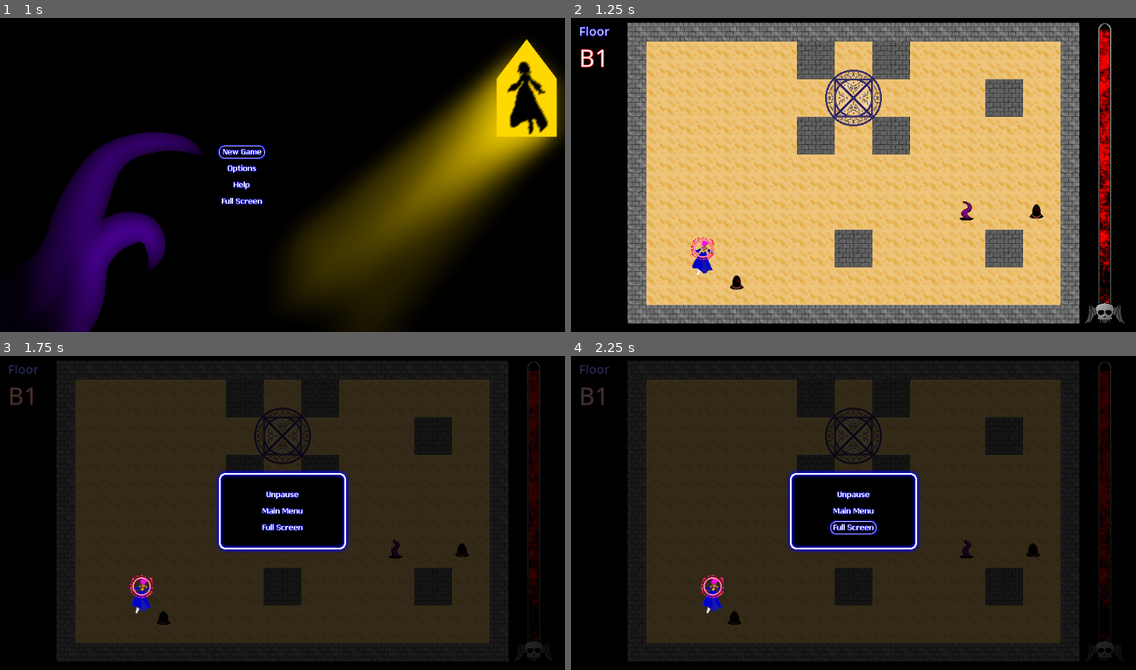
Above: before the commit, frames 1-4 (two rows, left to right).
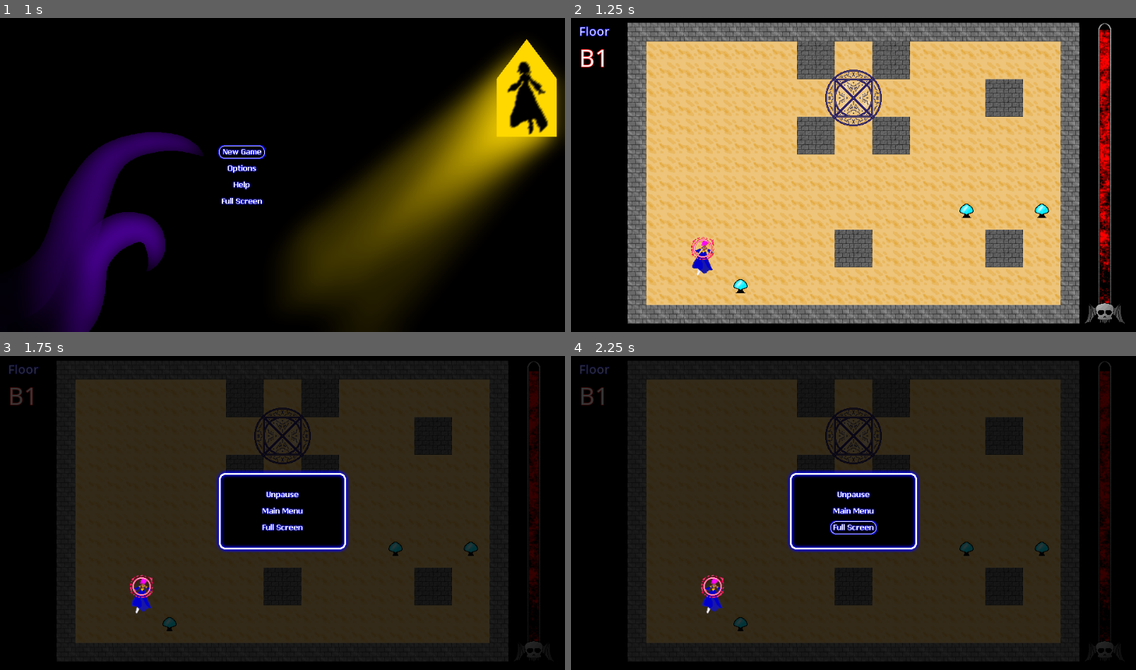
Above: after the commit, the same moments.

Repository: alpacanumerals/LD51
Game: Godot game, scene res://Title.tscn
The game is run twice, just before and just after one commit, with the same random seed, the same clock (stepped at 60 frames per second) and the same inputs.
Inputs (mouse positions are in pixels of both pictures, inside the frame that each line leads up to):
- Up to frame 1 (1 s): click (242, 153) at 0.5 s
- Up to frame 2 (1.25 s): no input
- Up to frame 3 (1.75 s): tap Enter at 1.25 s; move the mouse to (406, 494) at 1.27 s; hold Right (ui_right) from 1.28 s (still down); tap P at 1.35 s; click (406, 494) at 1.42 s
- Up to frame 4 (2.25 s): release Right (ui_right) at 2 s; click (853, 528) at 2 s

Frame 1 is identical in both runs. In frame 2, 0.3% of the frame differs, in the area x 28-85%, y 58-88%; in frame 3, 0.3%; in frame 4, 0.3%.

Commit message:
mob bullets (broken)

Diff:
--- /dev/null
+++ b/bullet/MobBullet.tscn
@@ -0,0 +1,50 @@
+[gd_scene load_steps=9 format=2]
+
+[ext_resource path="res://sprites/bullets/bullet_e.png" type="Texture" id=1]
+[ext_resource path="res://bullet/mob_bullet.gd" type="Script" id=2]
+
+[sub_resource type="AtlasTexture" id=3]
+flags = 4
+atlas = ExtResource( 1 )
+region = Rect2( 0, 0, 32, 32 )
+
+[sub_resource type="AtlasTexture" id=4]
+flags = 4
+atlas = ExtResource( 1 )
+region = Rect2( 32, 0, 32, 32 )
+
+[sub_resource type="AtlasTexture" id=5]
+flags = 4
+atlas = ExtResource( 1 )
+region = Rect2( 64, 0, 32, 32 )
+
+[sub_resource type="AtlasTexture" id=6]
+flags = 4
+atlas = ExtResource( 1 )
+region = Rect2( 96, 0, 32, 32 )
+
+[sub_resource type="SpriteFrames" id=2]
+animations = [ {
+"frames": [ SubResource( 3 ), SubResource( 4 ), SubResource( 5 ), SubResource( 6 ) ],
+"loop": true,
+"name": "New Anim",
+"speed": 5.0
+} ]
+
+[sub_resource type="CircleShape2D" id=1]
+radius = 7.0
+
+[node name="MobBullet" type="Area2D"]
+collision_layer = 4
+script = ExtResource( 2 )
+
+[node name="AnimatedSprite" type="AnimatedSprite" parent="."]
+scale = Vector2( 0.5, 0.5 )
+frames = SubResource( 2 )
+animation = "New Anim"
+
+[node name="CollisionShape2D" type="CollisionShape2D" parent="."]
+shape = SubResource( 1 )
+
+[connection signal="area_entered" from="." to="." method="_on_MobBullet_area_entered"]
+[connection signal="body_entered" from="." to="." method="_on_MobBullet_body_entered"]
--- /dev/null
+++ b/bullet/mob_bullet.gd
@@ -0,0 +1,26 @@
+extends Area2D
+
+export (int) var speed = 400
+var velocity = Vector2()
+
+signal hit
+
+func _ready():
+    $AnimatedSprite.play()
+    add_to_group(constants.BULLET_GROUP)
+    sounds.sfx_shoot_a()
+
+func _physics_process(delta):
+    velocity = Vector2(-speed*delta, 0).rotated(rotation)
+
+    position = position + velocity
+
+func _on_MobBullet_body_entered(body):
+    if body.has_method("player_hit"):
+        body.hit()
+    queue_free()
+
+func _on_MobBullet_area_entered(area):
+    if area.has_method("player_hit"):
+        area.hit()
+    queue_free()
--- a/level/Game.tscn
+++ b/level/Game.tscn
@@ -76,4 +76,5 @@
 
 [connection signal="reset_map" from="." to="MarginContainer/HBoxContainer/PlayArea" method="_on_GameRoot_reset_map"]
 [connection signal="set_floor" from="." to="MarginContainer/HBoxContainer/Left Bar/FloorNumber" method="_on_GameRoot_set_floor"]
+[connection signal="set_floor" from="." to="MarginContainer/HBoxContainer/PlayArea" method="_on_GameRoot_set_floor"]
 [connection signal="map_clear" from="MarginContainer/HBoxContainer/PlayArea" to="." method="_on_PlayArea_map_clear"]
--- a/level/play_area.gd
+++ b/level/play_area.gd
@@ -17,7 +17,7 @@
 const pack_3 = [dome, dome, dome]
 
 const encounters = [[0, [pack_1]], # floor 0 (unused)
-    [1, [pack_1, pack_2]], # floor 1
+    [1, [pack_3, pack_3]], # floor 1
     [2, [pack_1, pack_2]], # floor 2
     [3, [pack_1, pack_2]], # floor 3
     [1, [pack_3]] # floor 4
@@ -33,8 +33,10 @@
     b.position = location
 
 func _on_Mob_enemy_shoot(bullet, direction, location):
-    print("mob shot")
-    pass
+    var b = bullet.instance()
+    add_child(b)
+    b.rotation = direction
+    b.position = location
 
 func reset_map():
     $TileMap.draw_map()
@@ -60,10 +62,10 @@
     var spawns = $TileMap.get_mob_starts()
 
     var adj_difficulty = difficulty
-    if adj_difficulty > encounters.size():
-        adj_difficulty = encounters.size()
+    if adj_difficulty > encounters.size()-1:
+        adj_difficulty = encounters.size()-1
 
-    var encounter = encounters[difficulty]
+    var encounter = encounters[adj_difficulty]
     var pack = encounter[1][rng.rng.randi() % encounter[1].size()]
     var pack_count = encounter[0]
 
@@ -106,8 +108,10 @@
     $MagicCircle.position = Vector2(x, y)
 
 func _on_GameRoot_reset_map():
-    difficulty += 1
     reset_map()
+
+func _on_GameRoot_set_floor(floor_number):
+    difficulty = floor_number
 
 func _on_MagicCircle_circle_triggered():
     emit_signal("map_clear")
--- a/mobs/dome.gd
+++ b/mobs/dome.gd
@@ -3,7 +3,7 @@
 signal killed
 signal enemy_shoot(bullet, direction, location)
 
-var Bullet = preload("res://bullet/Bullet.tscn")
+var Bullet = preload("res://bullet/MobBullet.tscn")
 
 onready var play_area = get_parent()
 onready var player = get_parent().get_node("PlayerRoot")
--- a/player/playerbody.gd
+++ b/player/playerbody.gd
@@ -59,3 +59,6 @@
     if (direction_to_mouse < -PI/2):
         $AnimatedSprite.animation = "front_right"
         $HitHalo.set_z_index(0)
+
+func player_hit():
+    print("ping")
